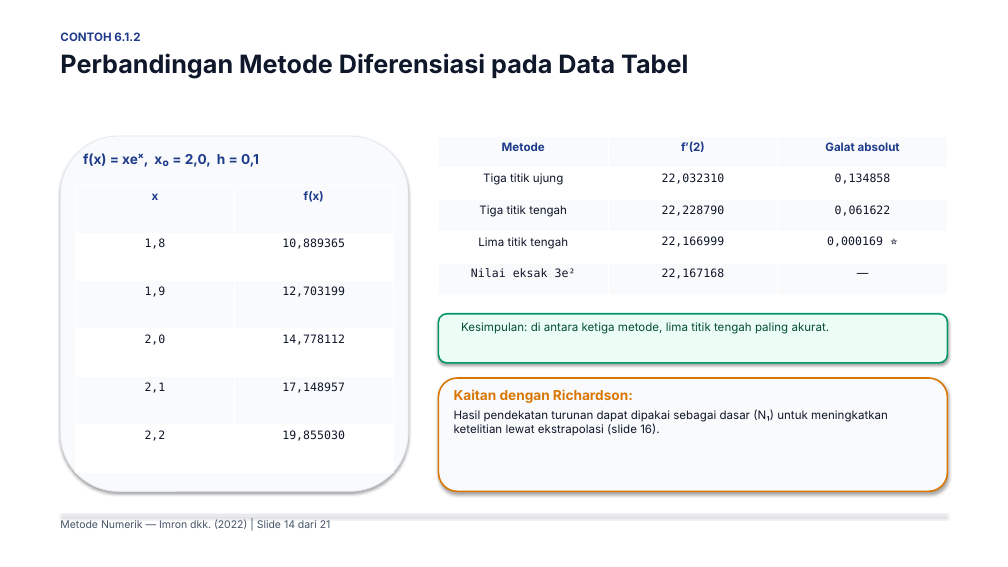
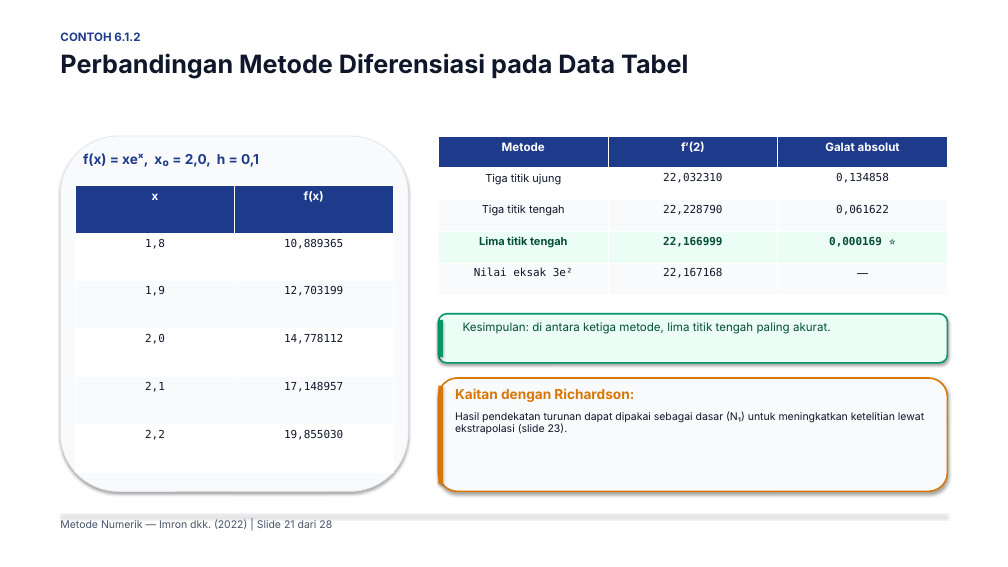
Before and after one commit to Moreyartea/Diferensiasi-Numerik, a slide deck: slide 21 of Diferensiasi_Numerik.pptx (slide 14 before the commit). Drawn at 1008x567 pixels with LibreOffice and Linux fonts; fonts in the diff are those of the drawing. Boxes give left, top, right and bottom in pixels: in the first picture for what was removed or moved away, otherwise in the second. Text is boxed around its words. In the diff, an @@ line names an element or a change of style, - is before the commit and + after.

```diff
--- a/Diferensiasi_Numerik.pptx
+++ b/Diferensiasi_Numerik.pptx
@@ table at (x1=439, y1=136, x2=947, y2=295) @@
@@ fill #F8FAFC to #1E3A8A in row 1 @@
@@ fill #FFFFFF to #ECFDF5 in row 4 @@
@@ text colour #1E3A8A to #FFFFFF in "Metode", "f′(2)", "Galat absolut" @@
@@ size 11 to 10.5 pt in "Tiga titik ujung", "22,032310", "0,134858", "Tiga titik tengah" and 8 more places @@
@@ text colour #0F172A to #064E3B, bold on in "Lima titik tengah", "22,166999", "0,000169 ⭐" @@
@@ table at (x1=76, y1=185, x2=393, y2=473) @@
@@ fill #F8FAFC to #1E3A8A in row 1 @@
@@ text colour #1E3A8A to #FFFFFF in "x", "f(x)" @@
@@ size 11 to 10.5 pt @@
@@ rectangle added at (x1=439, y1=320, x2=443, y2=357), fill #059669 @@
@@ rectangle added at (x1=439, y1=386, x2=443, y2=484), fill #D97706 @@
@@ text added at (x1=455, y1=388, x2=634, y2=402), 13 pt, text #D97706, bold @@
+Kaitan dengan Richardson:
@@ text at (x1=455, y1=411, x2=924, y2=434): text changed; size 11 to 10 pt @@
-Kaitan dengan Richardson:
-Hasil pendekatan turunan dapat dipakai sebagai dasar (N₁) untuk meningkatkan ketelitian lewat ekstrapolasi (slide 16).
+Hasil pendekatan turunan dapat dipakai sebagai dasar (N₁) untuk meningkatkan ketelitian lewat ekstrapolasi (slide 23).
@@ text at (x1=60, y1=519, x2=332, y2=529): text changed @@
-Metode Numerik — Imron dkk. (2022) | Slide 14 dari 21
+Metode Numerik — Imron dkk. (2022) | Slide 21 dari 28
```
Also in this commit, not shown: 17 other slides changed, 10 slides added, 3 slides removed, 6 other files.
